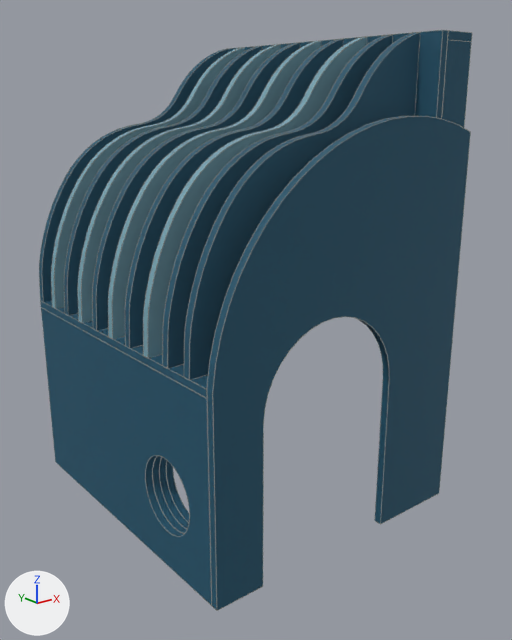
The glTF model 2026-174-IA07-Sittehule/modell.glb, before and after one commit.
Both versions are drawn from a 50 mm camera at (-2352.0, -1652.0, 1660.0) aimed at (-574.0, 571.0, 771.0). The axes (+X, +Y, +Z) are drawn at lower left. The lights are the same throughout. The picture after the commit comes second. Vertices at exactly the same position are counted once.
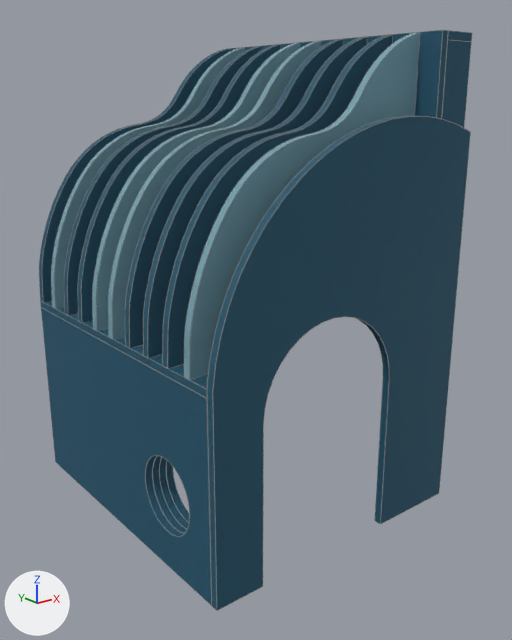
Pixel boxes (x1, y1, x2, y2) of what changed, in the pictures (512 x 640 px; the box of a moved part takes in the faces that stretch with it):
'Mesh_0', recoloured: (75, 32, 423, 382) in both
part 1 of me_mesh_0, moved or reshaped: (41, 307, 207, 399) in both
part 2 of me_mesh_0, moved or reshaped (not visible before): after (442, 31, 449, 110)
part 3 of me_mesh_0, moved or reshaped: (207, 413, 212, 606) in both

The change, as a list of edits to the scene's bpy script:
```text
Change mat_material:
    mat_material.base_color: (0.17, 0.349, 0.426) -> (0.0111, 0.0869, 0.148)  # cyan #739faf -> dark blue #1b536b
Change mat_material_001:
    mat_material_001.base_color: (0.0111, 0.0869, 0.148) -> (0.17, 0.349, 0.426)  # dark blue #1b536b -> cyan #739faf
Change me_mesh_0:
    where me_mesh_0.from_pydata(...)  # 22192 vertices, 24958 faces; spans x -1202.0..2.0, y -2.0..1322.0, z -2.0..1888.0
    used by ob_mesh_0; location = (0.0, 0.0, 0.0)
    me_mesh_0 part 1: 125 vertices moved within x -1202.0..-1110.0, y 28.0..1322.0, z 770.0..802.0; 32 vertices removed from x -1170.0..-1110.0, y 127.0..931.0, z 800.0..802.0; 32 vertices added at x -1170.0..-1110.0, y 131.0..935.0, z 800.0..802.0
    me_mesh_0 part 2: 108 vertices moved within x -170.0..2.0, y 28.0..1191.0, z 1580.0..1888.0
    me_mesh_0 part 3: 14 vertices moved within x -1202.0..-1170.0, y 30.0..1320.0, z -2.0..0.0
```
